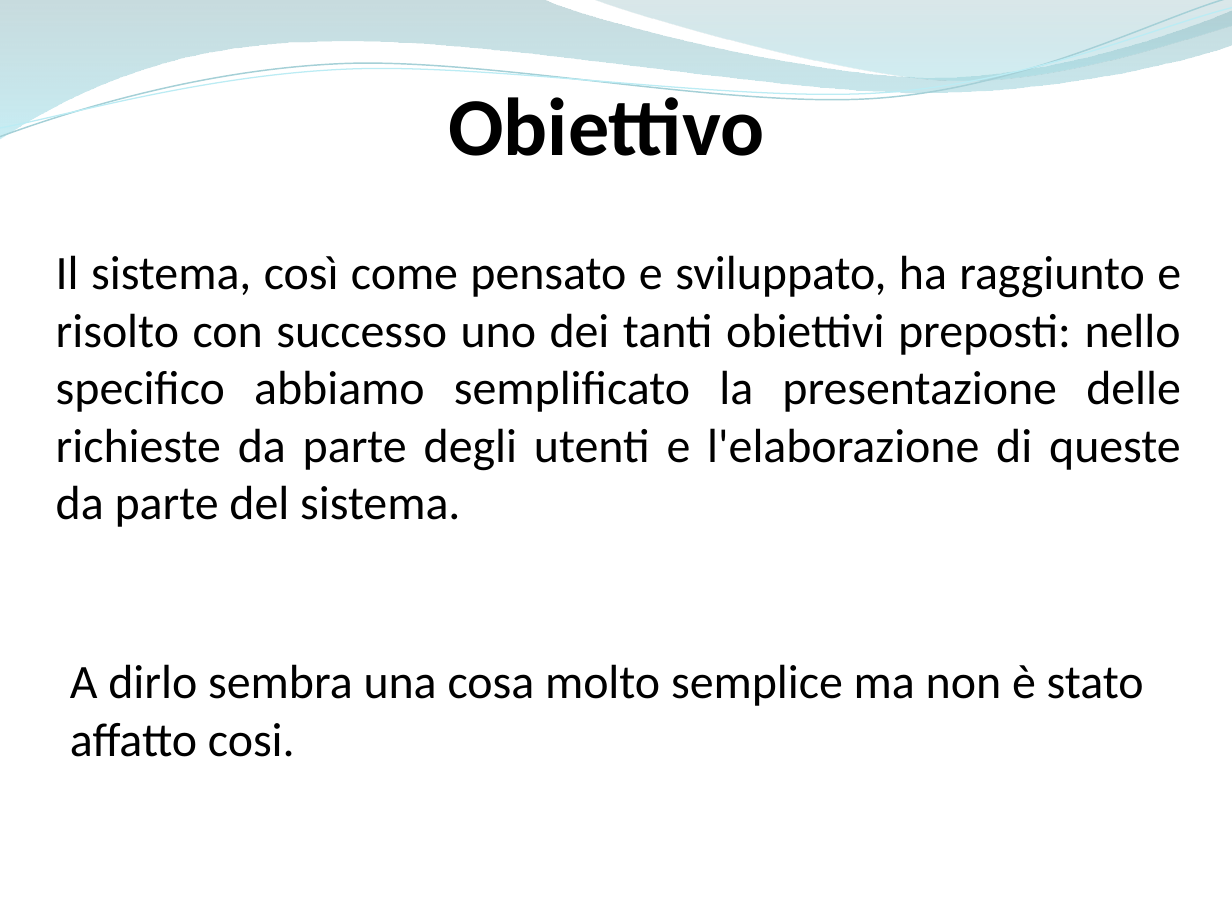
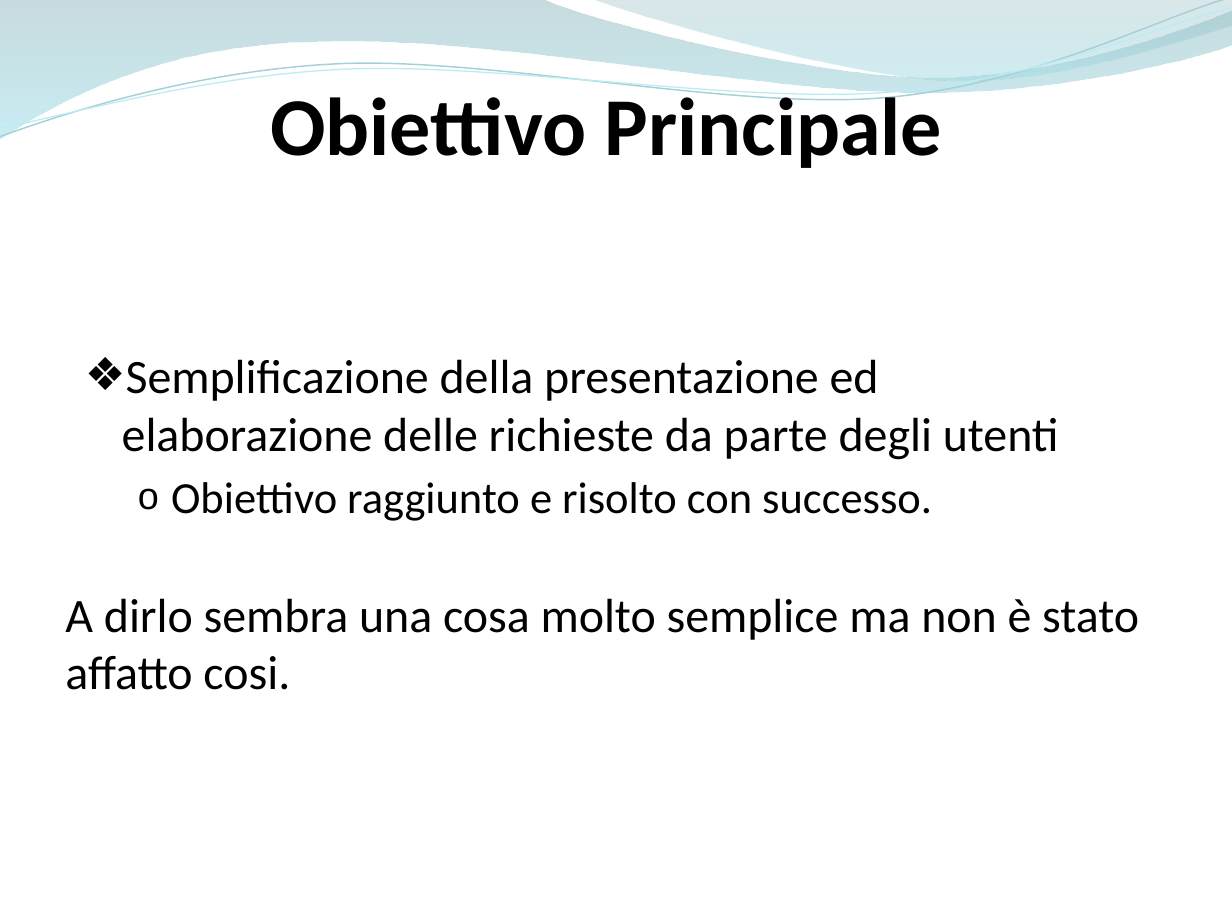
Before and after one commit to ammirate/at-silo, a slide deck: slide 3 of Presentazione/Atsilo1/[BOZZA] Atsilo_A_PresentazioneFinale copia.pptx. Drawn at 1232x924 pixels with LibreOffice and Linux fonts; fonts in the diff are those of the drawing. Boxes give left, top, right and bottom in pixels: in the first picture for what was removed or moved away, otherwise in the second. Text is boxed around its words. In the diff, an @@ line names an element or a change of style, - is before the commit and + after.

```diff
--- a/Presentazione/Atsilo1/[BOZZA] Atsilo_A_PresentazioneFinale copia.pptx
+++ b/Presentazione/Atsilo1/[BOZZA] Atsilo_A_PresentazioneFinale copia.pptx
@@ text at box(270, 87, 942, 168): text changed @@
-Obiettivo
+Obiettivo Principale
@@ text removed at box(56, 255, 1181, 527) @@
-Il sistema, così come pensato e sviluppato, ha raggiunto e risolto con successo uno dei tanti obiettivi preposti: nello specifico abbiamo semplificato la presentazione delle richieste da parte degli utenti e l'elaborazione di queste da parte del sistema.
@@ text added at box(122, 359, 1059, 521), 28 pt, text #000000 @@
+❖ Semplificazione della presentazione ed elaborazione delle richieste da parte degli utenti
+  o Obiettivo raggiunto e risolto con successo.
@@ text "A dirlo sembra una cosa ...": place and size @@
-text "A dirlo sembra una cosa ..." at box(70, 664, 1144, 757)
+text "A dirlo sembra una cosa ..." at box(65, 598, 1139, 690)
```
Also in this commit, not shown: 7 other slides changed, 1 slide added, 1 slide removed, 2 other files.
